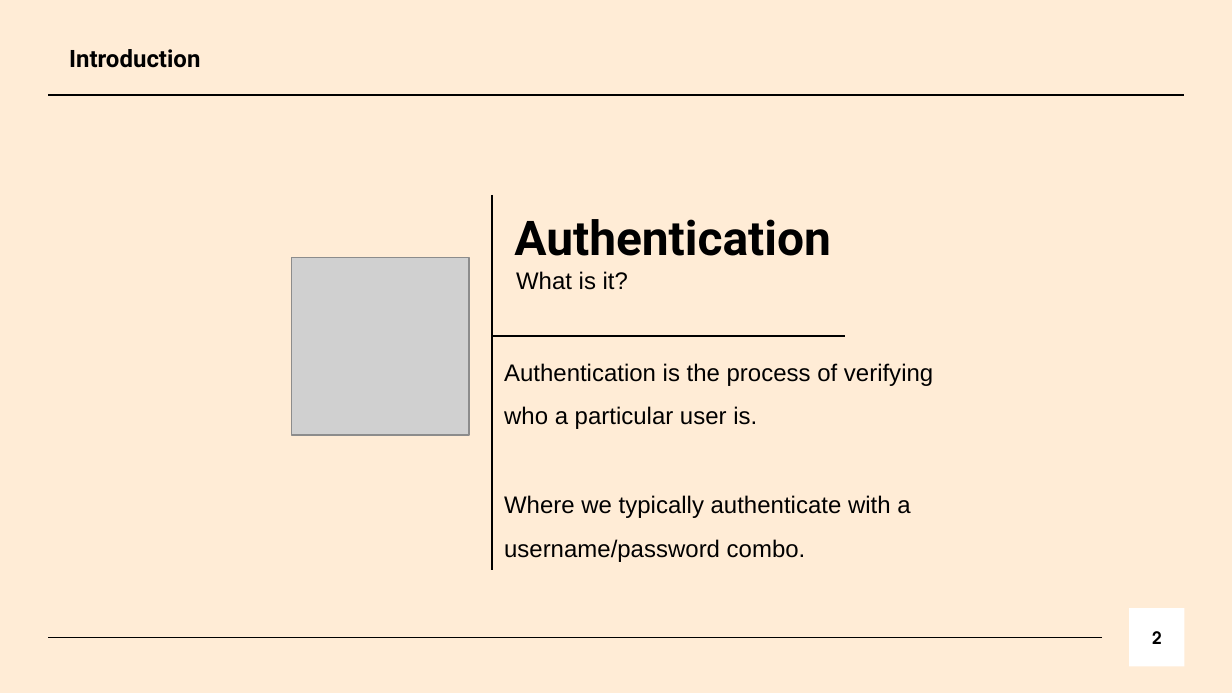
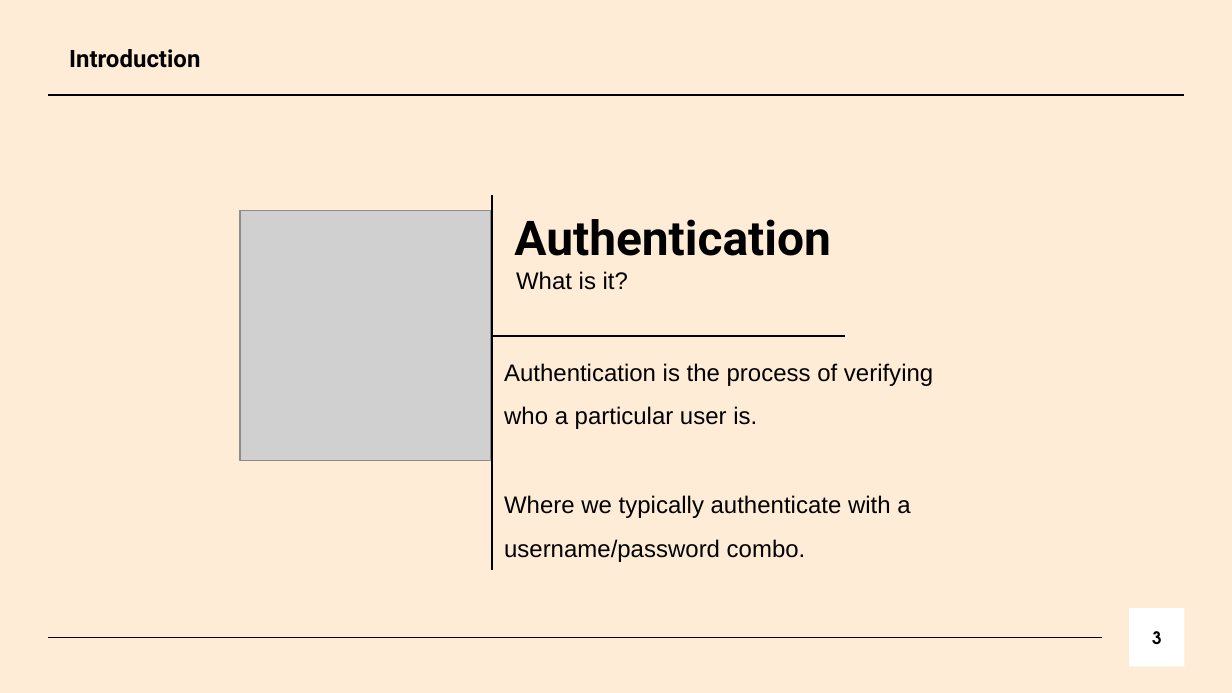
Before and after one commit to bmarieay/CS-131-Spring22-Pierce, a slide deck: slide 3 of Marie Antonette Bacay/Authentication.pptx (slide 2 before the commit). Drawn at 1232x693 pixels with LibreOffice and Linux fonts; fonts in the diff are those of the drawing; grey boxes stand for pictures. Boxes give left, top, right and bottom in pixels: in the first picture for what was removed or moved away, otherwise in the second. Text is boxed around its words. In the diff, an @@ line names an element or a change of style, - is before the commit and + after.

```diff
--- a/Marie Antonette Bacay/Authentication.pptx
+++ b/Marie Antonette Bacay/Authentication.pptx
@@ picture: place and size @@
-picture at <box>292,257,469,435</box>
+picture at <box>240,211,490,461</box>
@@ page number at <box>1152,631,1162,645</box>: text changed @@
-2
+3
```
Also in this commit, not shown: 4 other slides changed, 2 slides added.
